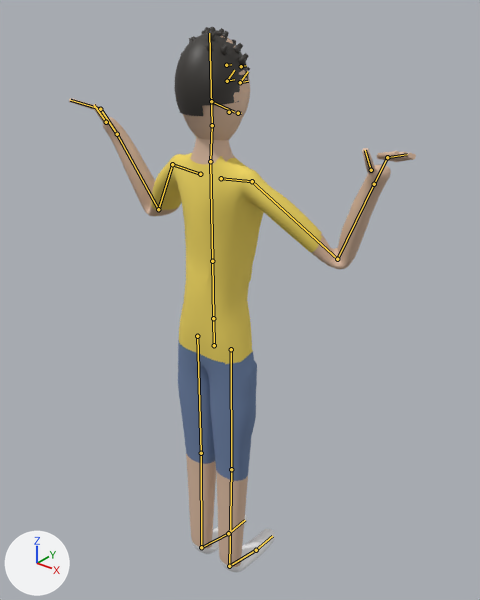
An edit to the Blender file source_art/char_kid.blend, drawn before and after from the same camera.
Before and after are seen from a camera (50 mm lens) standing at (0.775, -0.885, 1.309) and looking at (-0.006, 0.092, 0.704). Arrows for +X, +Y and +Z are at lower left; the lights stay in place. The older version comes first. Both versions are drawn at frame 0 of the action 'arms_cross'; the numbers are the values there. The bones that bend it are drawn over the model as lines.

The first picture shows 'kid_Mesh'.
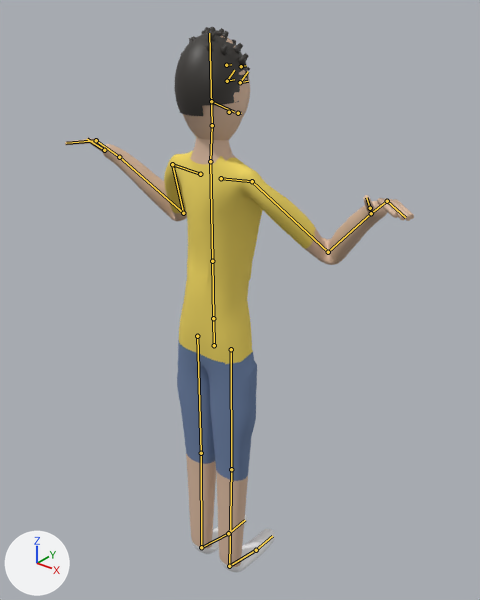
Scene script edits in JSON lines:
```json
{"block": "bone_upperarm_r", "where": "bone_upperarm_r = bpy.data.objects['Armature'].pose.bones['UpperArm.R']  # child of 'Shoulder.R'"}
{"op": "set", "path": "bone_upperarm_r.rotation_quaternion", "old": "(0.832, 0.274, 0.48, 0.047)", "new": "(0.772, 0.231, 0.554, 0.208)", "note": "degrees (52, 51, 33) -> degrees (65, 49, 63)"}
{"block": "bone_upperarm_l", "where": "bone_upperarm_l = bpy.data.objects['Armature'].pose.bones['UpperArm.L']  # child of 'Shoulder.L'"}
{"op": "set", "path": "bone_upperarm_l.rotation_quaternion", "old": "(0.832, 0.274, -0.48, -0.047)", "new": "(0.772, 0.231, -0.554, -0.208)", "note": "degrees (52, -51, -33) -> degrees (65, -49, -63)"}
```

Changed parts and their boxes (x1, y1, x2, y2) in the pictures (480 x 600 px):
```json
{"object": "kid_Mesh", "change": "posed", "before": [69, 27, 416, 572], "after": [65, 27, 414, 572]}
{"bone": "UpperArm.R", "before": "(252, 181) to (337, 259)", "after": "(252, 181) to (328, 252)"}
{"bone": "UpperArm.L", "before": "(172, 164) to (158, 209)", "after": "(172, 164) to (183, 213)"}
```
